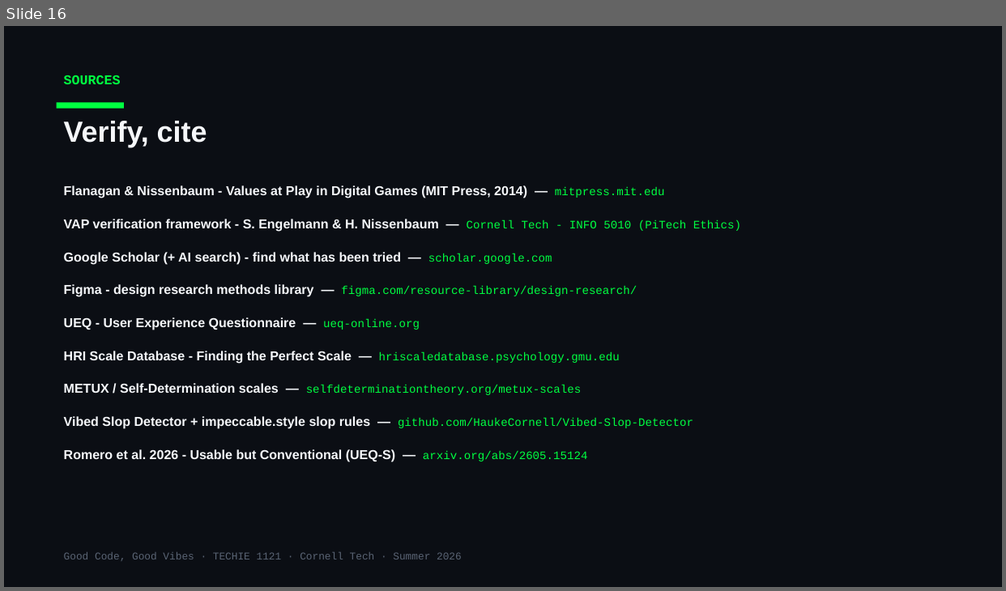
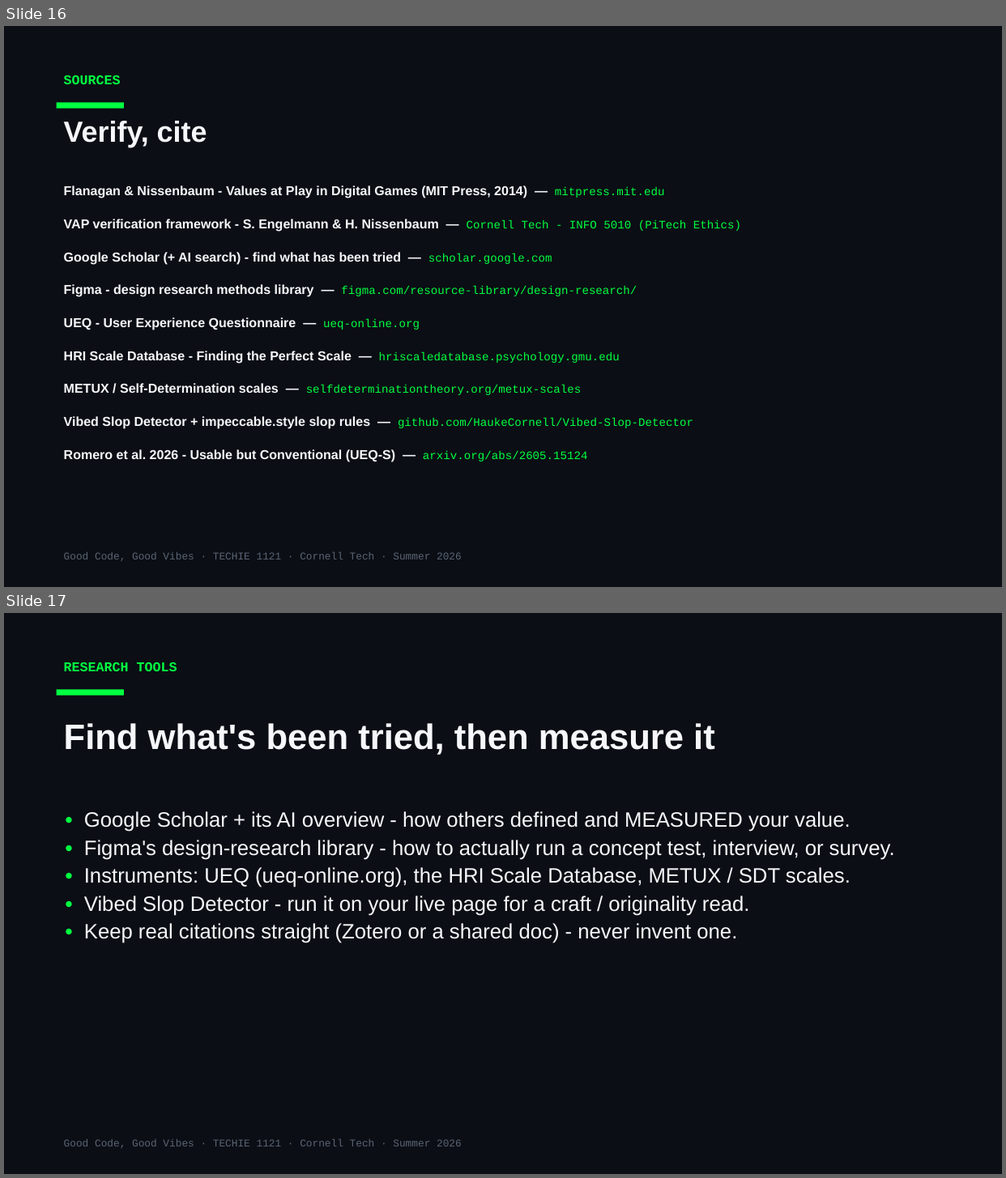
Before and after one commit to Cornell-Tech-Vibe-Coding-Summer-2026/website, a slide deck: slides/Week3-Tue-User-Testing-II.pptx. Shown one above the other, each under a label of ours: slide 16 before the commit, slides 16 and 17 after it. The pictures are 1006x591 and 1006x1178 pixels, drawn with LibreOffice and Linux fonts; fonts in the diff are those of the drawing. Boxes give left, top, right and bottom in pixels: in the first picture for what was removed or moved away, otherwise in the second. Text is boxed around its words. In the diff, an @@ line names an element or a change of style, - is before the commit and + after.

```diff
--- a/slides/Week3-Tue-User-Testing-II.pptx
+++ b/slides/Week3-Tue-User-Testing-II.pptx
@@ slide 17 added at bbox=[4, 613, 1002, 1174], background #0B0E14 @@
@@ text added at bbox=[64, 662, 177, 671], 13 pt, text #00FF41, bold @@
+RESEARCH TOOLS
@@ rectangle added at bbox=[57, 689, 124, 696], fill #00FF41 @@
@@ text added at bbox=[64, 723, 715, 755], 34 pt, text #F5F7FA, bold @@
+Find what's been tried, then measure it
@@ text added at bbox=[84, 811, 895, 943], 20 pt, text #F5F7FA @@
+• Google Scholar + its AI overview - how others defined and MEASURED your value.
+• Figma's design-research library - how to actually run a concept test, interview, or survey.
+• Instruments: UEQ (ueq-online.org), the HRI Scale Database, METUX / SDT scales.
+• Vibed Slop Detector - run it on your live page for a craft / originality read.
+• Keep real citations straight (Zotero or a shared doc) - never invent one.
@@ text added at bbox=[64, 1139, 462, 1148], 10 pt, text #5A6474 @@
+Good Code, Good Vibes · TECHIE 1121 · Cornell Tech · Summer 2026
```
Also in this commit, not shown: 1 other slide added, 5 other files.
